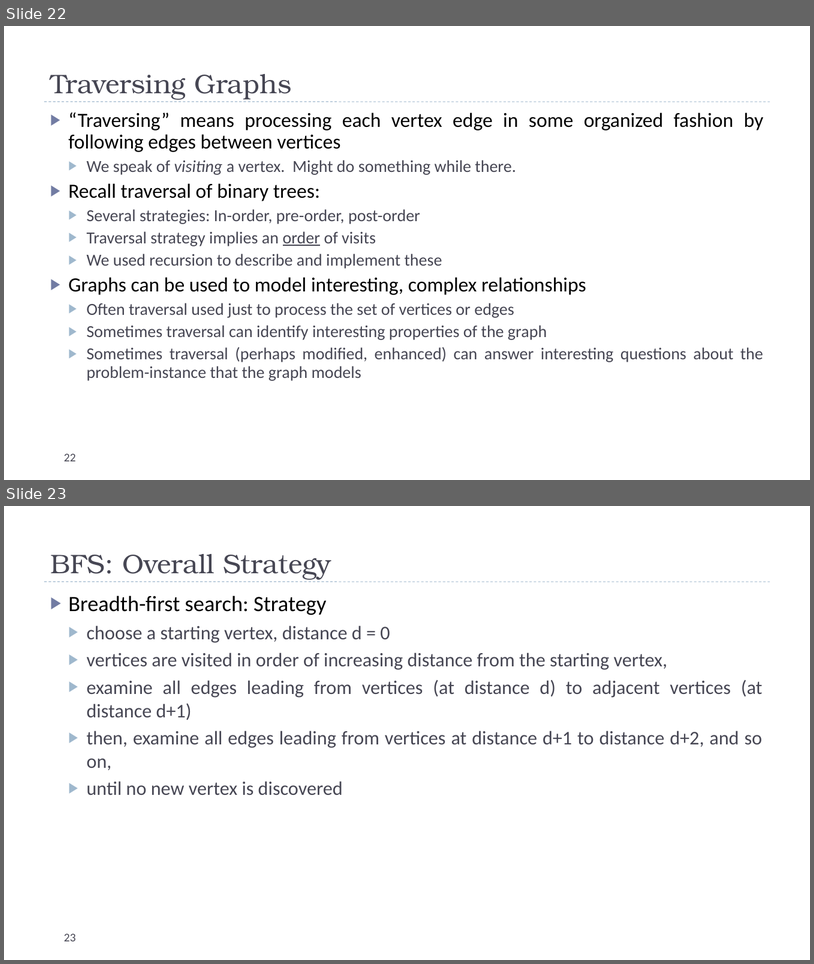
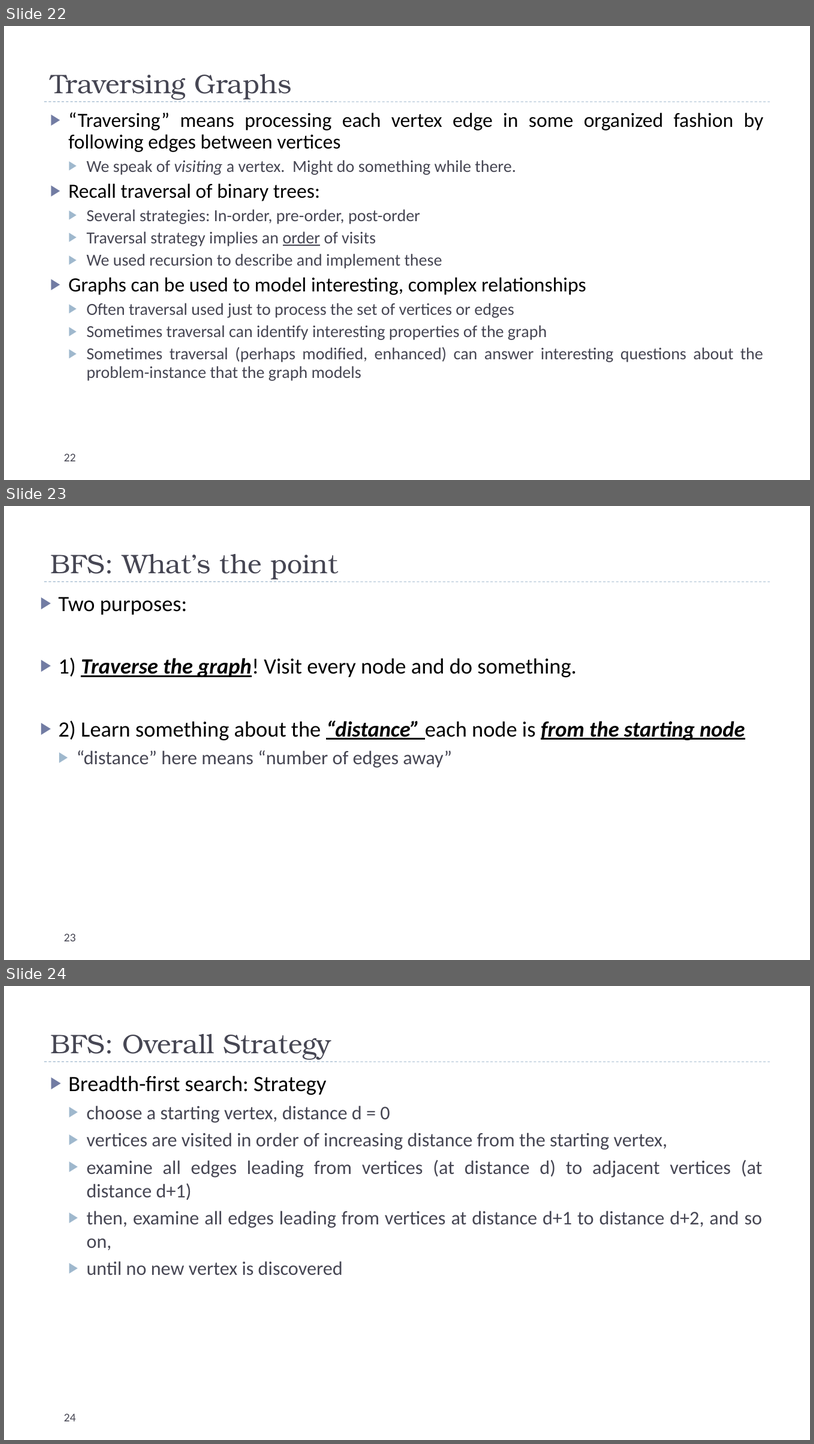
Before and after one commit to markfloryan/dsa2, a slide deck: slides/01-01-GraphsIntroBFS.pptx. Shown one above the other, each under a label of ours: slides 22 and 23 before the commit, slides 22, 23 and 24 after it. The pictures are 814x964 and 814x1444 pixels, drawn with LibreOffice and Linux fonts; fonts in the diff are those of the drawing. Boxes give left, top, right and bottom in pixels: in the first picture for what was removed or moved away, otherwise in the second. Text is boxed around its words. In the diff, an @@ line names an element or a change of style, - is before the commit and + after.

Commit message:
slide updates

```diff
--- a/slides/01-01-GraphsIntroBFS.pptx
+++ b/slides/01-01-GraphsIntroBFS.pptx
@@ slide 23 added at <box>4,506,810,960</box>, background #FFFFFF; not listed: 1 template element that a slide beside it also shows @@
@@ title added at <box>50,554,338,579</box>, 32 pt, text #464653 @@
+BFS: What’s the point
@@ text added at <box>59,597,745,768</box>, 26 pt, text #000000 @@
+▶ Two purposes:
+▶ 1) Traverse the graph! Visit every node and do something.
+▶ 2) Learn something about the “distance” each node is from the starting node
+  ▶ “distance” here means “number of edges away”
@@ page number added at <box>64,933,76,941</box>, 14 pt, text #464653 @@
+23
@@ what was slide 23 is now slide 24 @@
@@ page number at <box>64,1413,76,1421</box>: text changed @@
-23
+24
```
